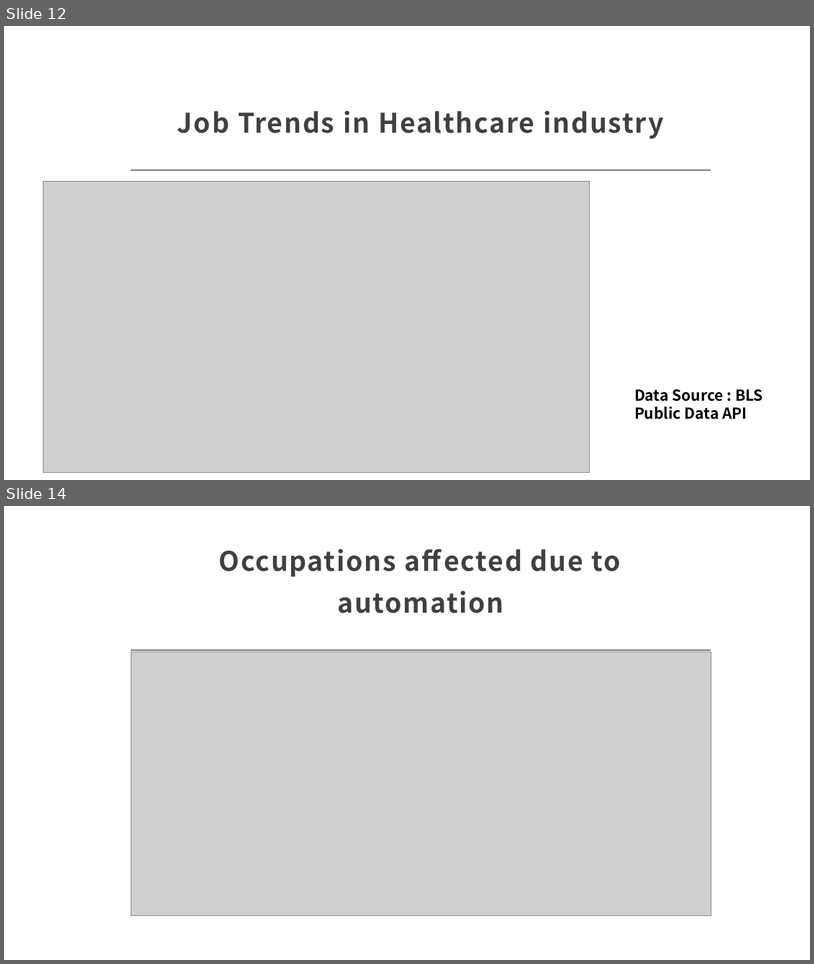
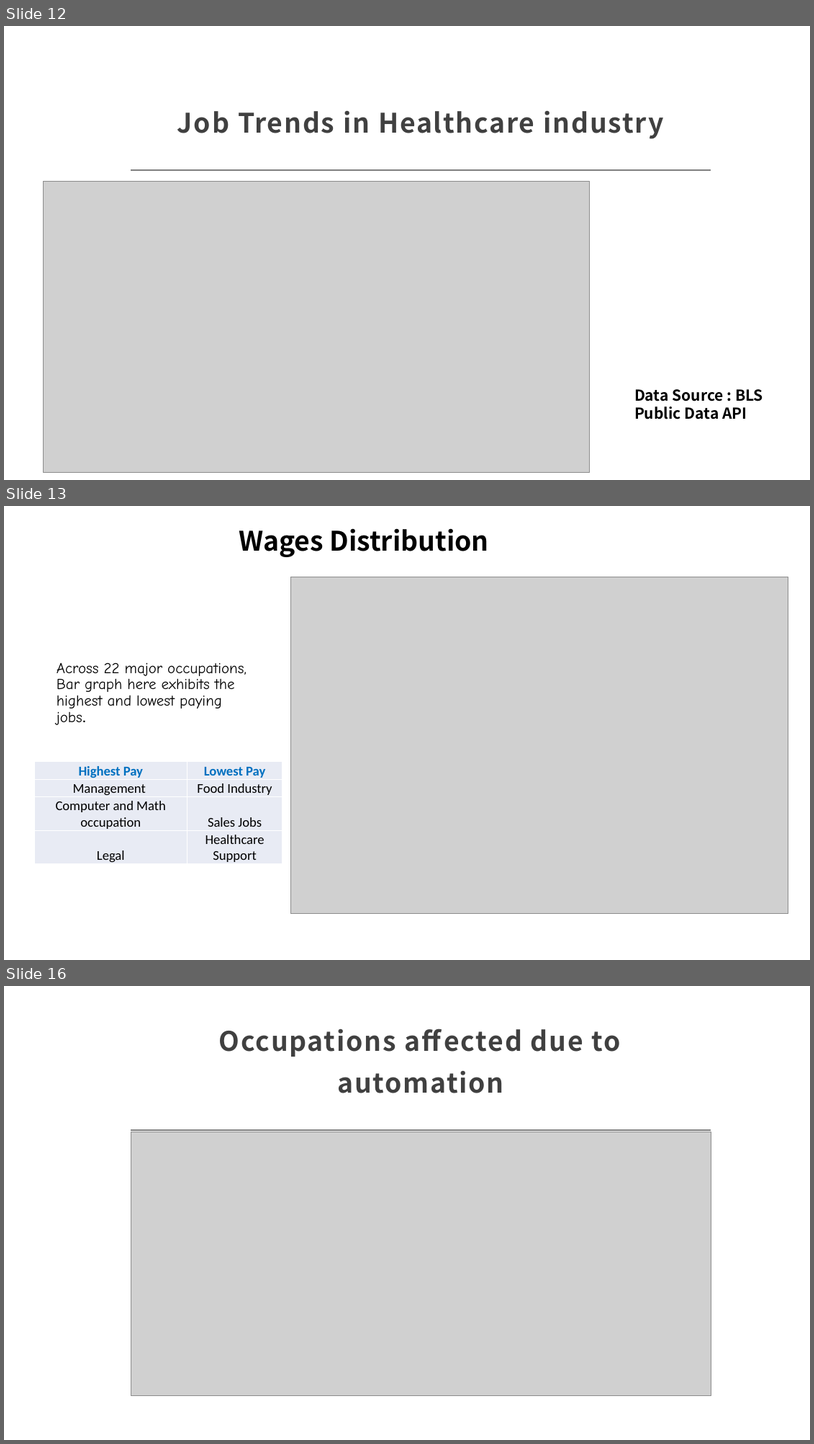
Before and after one commit to vinaya-kusuma/Project1, a slide deck: Project1.pptx. Shown one above the other, each under a label of ours: slides 12 and 14 before the commit, slides 12, 13 and 16 after it; the slides between them are not shown. The pictures are 814x964 and 814x1444 pixels, drawn with LibreOffice and Linux fonts; fonts in the diff are those of the drawing; grey boxes stand for pictures. Boxes give left, top, right and bottom in pixels: in the first picture for what was removed or moved away, otherwise in the second. Text is boxed around its words. In the diff, an @@ line names an element or a change of style, - is before the commit and + after.

Commit message:
added the wages slides

```diff
--- a/Project1.pptx
+++ b/Project1.pptx
@@ slide 13 added at (4, 506, 810, 960), background #FFFFFF @@
@@ text added at (239, 528, 489, 557), 32 pt, text #000000, bold @@
+Wages Distribution
@@ picture added at (291, 577, 789, 914) @@
@@ text added at (57, 663, 247, 725), 18 pt, text #000000 @@
+Across 22 major occupations, Bar graph here exhibits the highest and lowest paying jobs.
@@ table added at (34, 762, 282, 865), 4 rows, 2 columns @@
+Highest Pay | Lowest Pay
+Management | Food Industry
+Computer and Math occupation | Sales Jobs
+Legal | Healthcare Support
@@ what was slide 14 is now slide 16 @@
```
Also in this commit, not shown: 5 slides changed, 4 other slides added, 5 slides removed.
